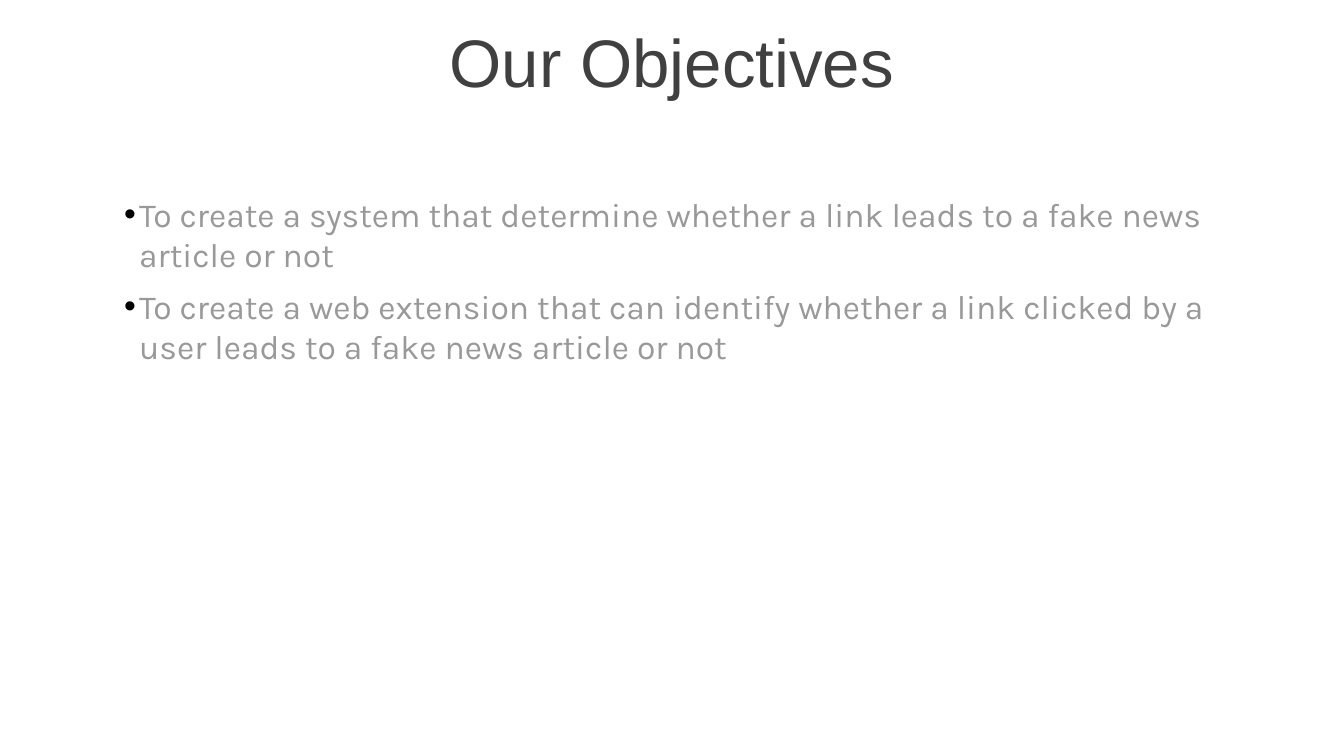
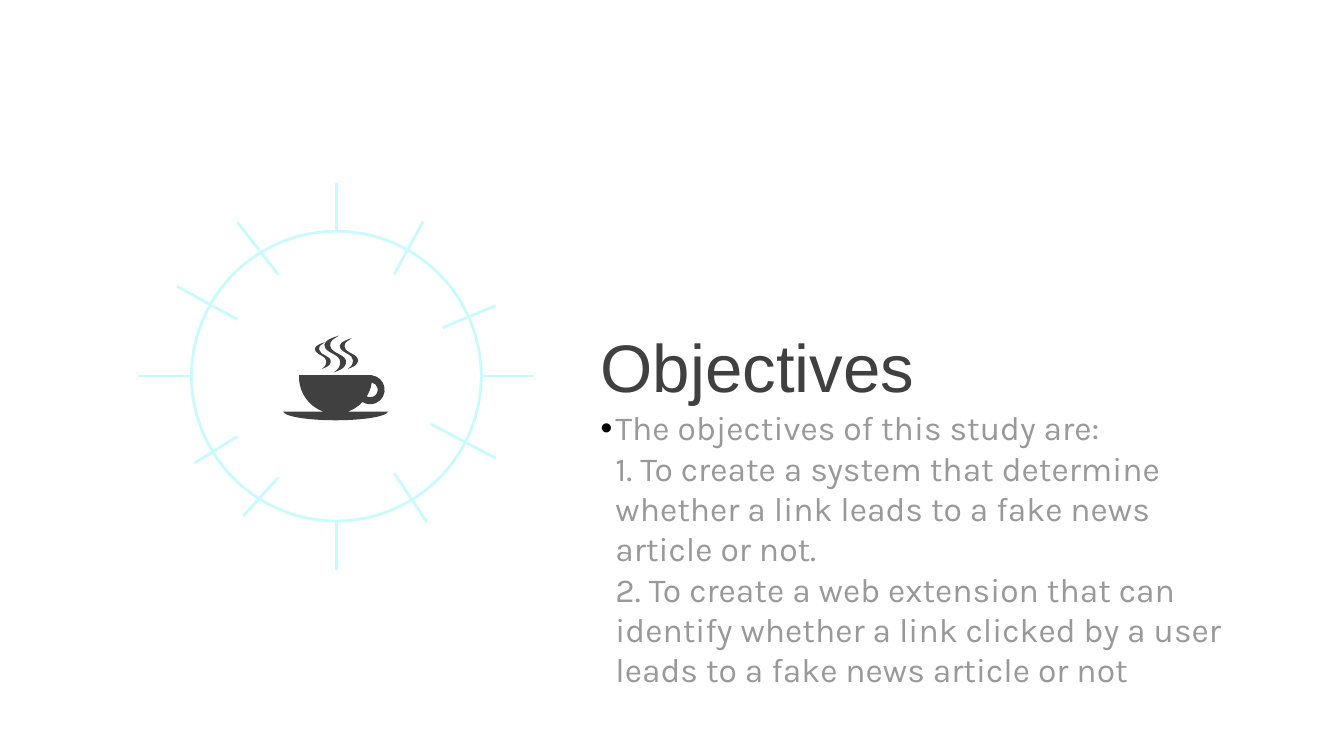
Before and after one commit to mnares/CSPROJ2---Fake-News, a slide deck: slide 4 of CSPROJ2/Diagrams/Pastel-Watercolor-Painted-PowerPoint-Template-.pptx (slide 6 before the commit). Drawn at 1344x756 pixels with LibreOffice and Linux fonts; fonts in the diff are those of the drawing; background and template pictures are left out. Boxes give left, top, right and bottom in pixels: in the first picture for what was removed or moved away, otherwise in the second. Text is boxed around its words. In the diff, an @@ line names an element or a change of style, - is before the commit and + after.

```diff
--- a/CSPROJ2/Diagrams/Pastel-Watercolor-Painted-PowerPoint-Template-.pptx
+++ b/CSPROJ2/Diagrams/Pastel-Watercolor-Painted-PowerPoint-Template-.pptx
@@ freeform shape added at (x1=284, y1=336, x2=388, y2=421), fill #404040 @@
@@ text at (x1=601, y1=343, x2=915, y2=405): text changed @@
-Our Objectives
+Objectives
@@ text at (x1=615, y1=417, x2=1221, y2=682): text changed @@
-• To create a system that determine whether a link leads to a fake news article or not
-• To create a web extension that can identify whether a link clicked by a user leads to a fake news article or not
+• The objectives of this study are:
+  1. To create a system that determine whether a link leads to a fake news article or not.
+  2. To create a web extension that can identify whether a link clicked by a user leads to a fake news article or not
@@ group added at (x1=138, y1=183, x2=535, y2=570): 12 lines, 1 ellipse @@
```
Also in this commit, not shown: 6 other slides changed, 11 slides added, 8 slides removed, 1 other file.
